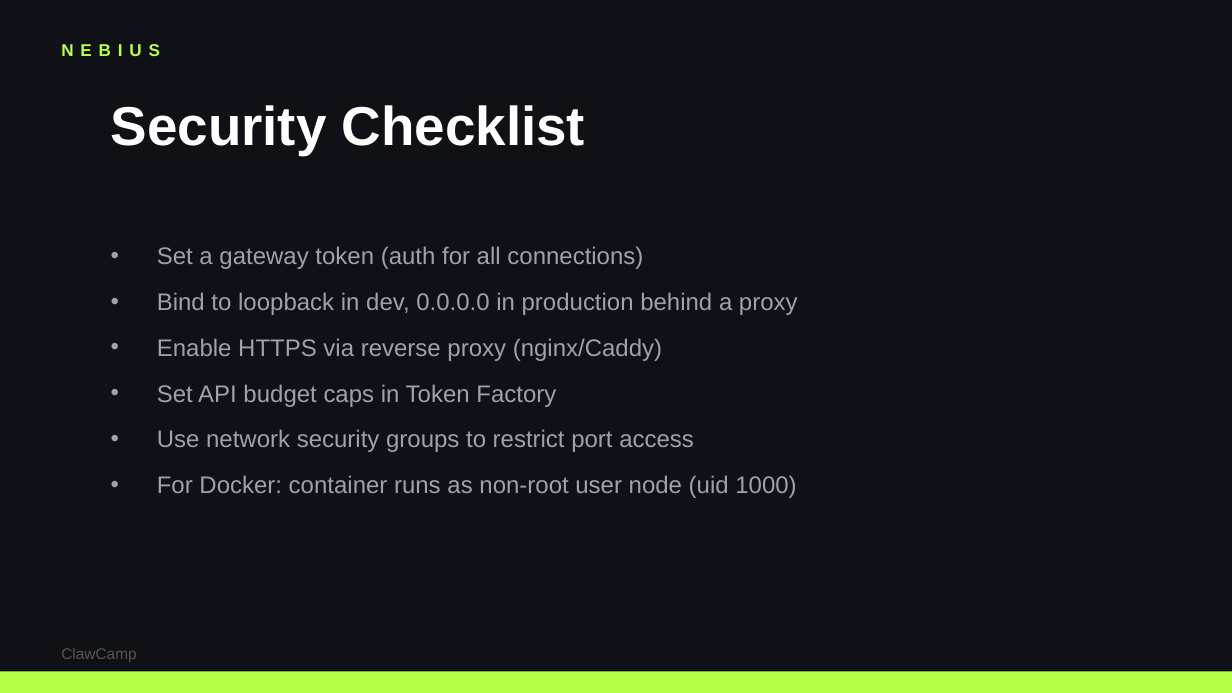
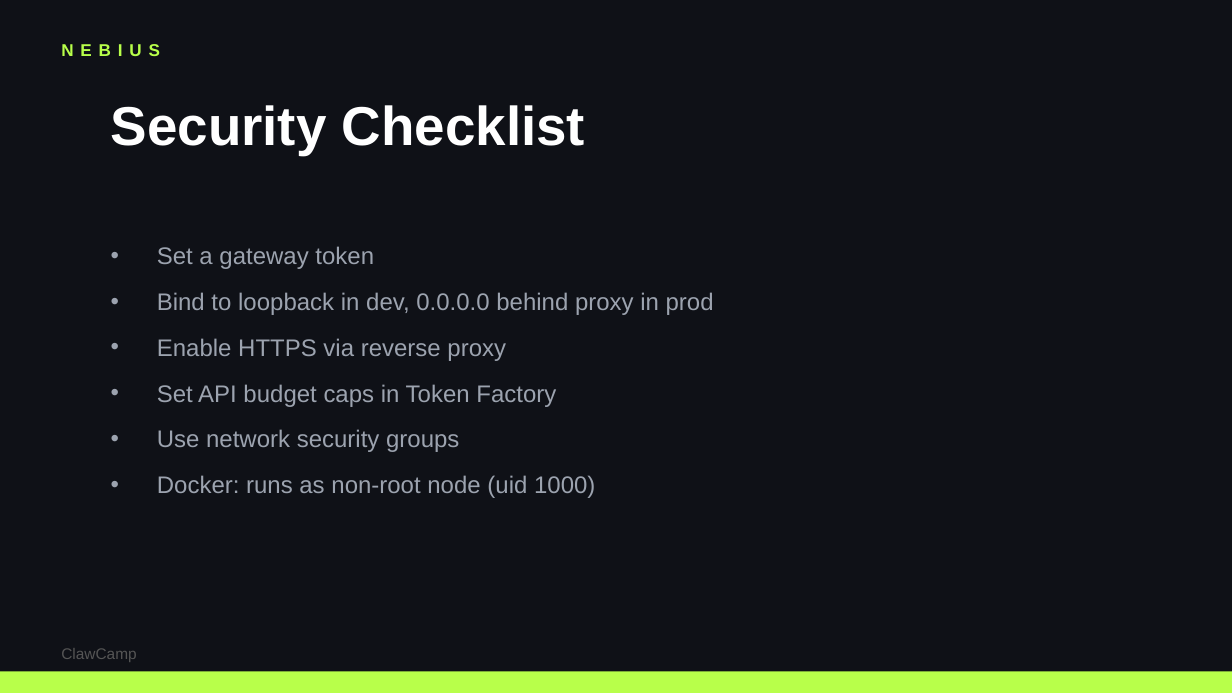
Before and after one commit to colygon/clawcamp-site, a slide deck: slide 16 of workshops/running-openclaw-on-nebius.pptx (slide 17 before the commit). Drawn at 1232x693 pixels with LibreOffice and Linux fonts; fonts in the diff are those of the drawing. Boxes give left, top, right and bottom in pixels: in the first picture for what was removed or moved away, otherwise in the second. Text is boxed around its words. In the diff, an @@ line names an element or a change of style, - is before the commit and + after.

```diff
--- a/workshops/running-openclaw-on-nebius.pptx
+++ b/workshops/running-openclaw-on-nebius.pptx
@@ text at (157,246,714,361): text changed @@
-• Set a gateway token (auth for all connections)
-• Bind to loopback in dev, 0.0.0.0 in production behind a proxy
-• Enable HTTPS via reverse proxy (nginx/Caddy)
+• Set a gateway token
+• Bind to loopback in dev, 0.0.0.0 behind proxy in prod
+• Enable HTTPS via reverse proxy
@@ text at (157,429,595,498): text changed @@
-• Use network security groups to restrict port access
-• For Docker: container runs as non-root user node (uid 1000)
+• Use network security groups
+• Docker: runs as non-root node (uid 1000)
```
Also in this commit, not shown: 12 other slides changed, 3 slides added, 4 slides removed.
